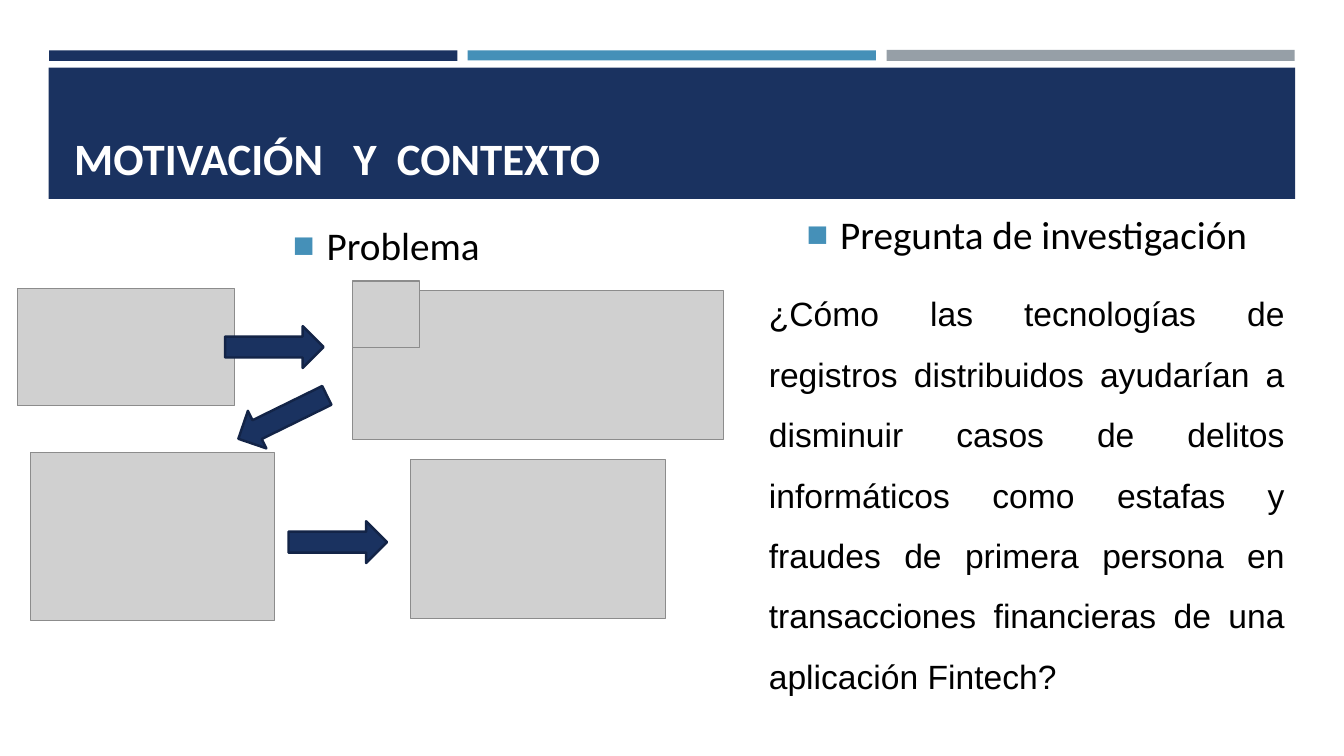
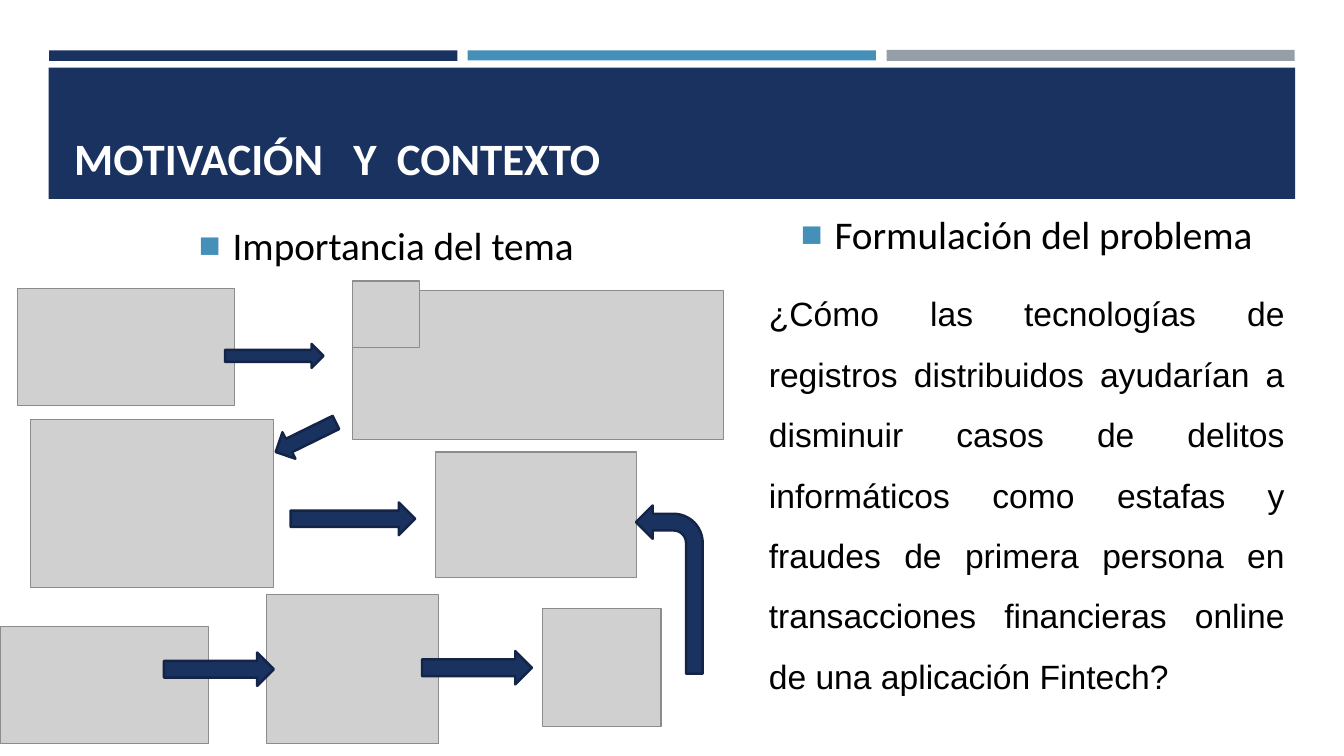
Before and after one commit to jfnando3030/Maestria-de-Sofware, a slide deck: slide 3 of Tesis/Diapositivas tesis.pptx. Drawn at 1344x756 pixels with LibreOffice and Linux fonts; fonts in the diff are those of the drawing; grey boxes stand for pictures. Boxes give left, top, right and bottom in pixels: in the first picture for what was removed or moved away, otherwise in the second. Text is boxed around its words. In the diff, an @@ line names an element or a change of style, - is before the commit and + after.

```diff
--- a/Tesis/Diapositivas tesis.pptx
+++ b/Tesis/Diapositivas tesis.pptx
@@ text at (233,232,574,267): text changed @@
-■ Problema
+■ Importancia del tema
@@ text at (769,221,1285,696): text changed @@
-■ Pregunta de investigación
-¿Cómo las tecnologías de registros distribuidos ayudarían a disminuir casos de delitos informáticos como estafas y fraudes de primera persona en transacciones financieras de una aplicación Fintech?
+■ Formulación del problema
+¿Cómo las tecnologías de registros distribuidos ayudarían a disminuir casos de delitos informáticos como estafas y fraudes de primera persona en transacciones financieras online de una aplicación Fintech?
@@ right arrow: place and size @@
-right arrow at (225,327,324,368)
+right arrow at (225,344,324,368)
@@ picture: place and size @@
-picture at (31,453,275,621)
+picture at (30,419,274,588)
@@ right arrow: place and size @@
-right arrow at (229,377,336,457)
+right arrow at (269,409,343,465)
@@ picture: place and size @@
-picture at (411,459,665,618)
+picture at (436,452,636,578)
@@ right arrow: place and size @@
-right arrow at (288,521,387,563)
+right arrow at (290,502,415,534)
@@ bent arrow added at (636,505,703,674), fill #1A3260, outline #132547 1.75 pt @@
@@ picture added at (267,595,439,743) @@
@@ picture added at (0,626,208,743) @@
@@ picture added at (543,609,661,727) @@
@@ right arrow added at (164,652,274,686), fill #1A3260, outline #132547 1.75 pt @@
@@ right arrow added at (422,651,532,685), fill #1A3260, outline #132547 1.75 pt @@
```
Also in this commit, not shown: 5 other slides changed, 7 slides added, 2 other files.
